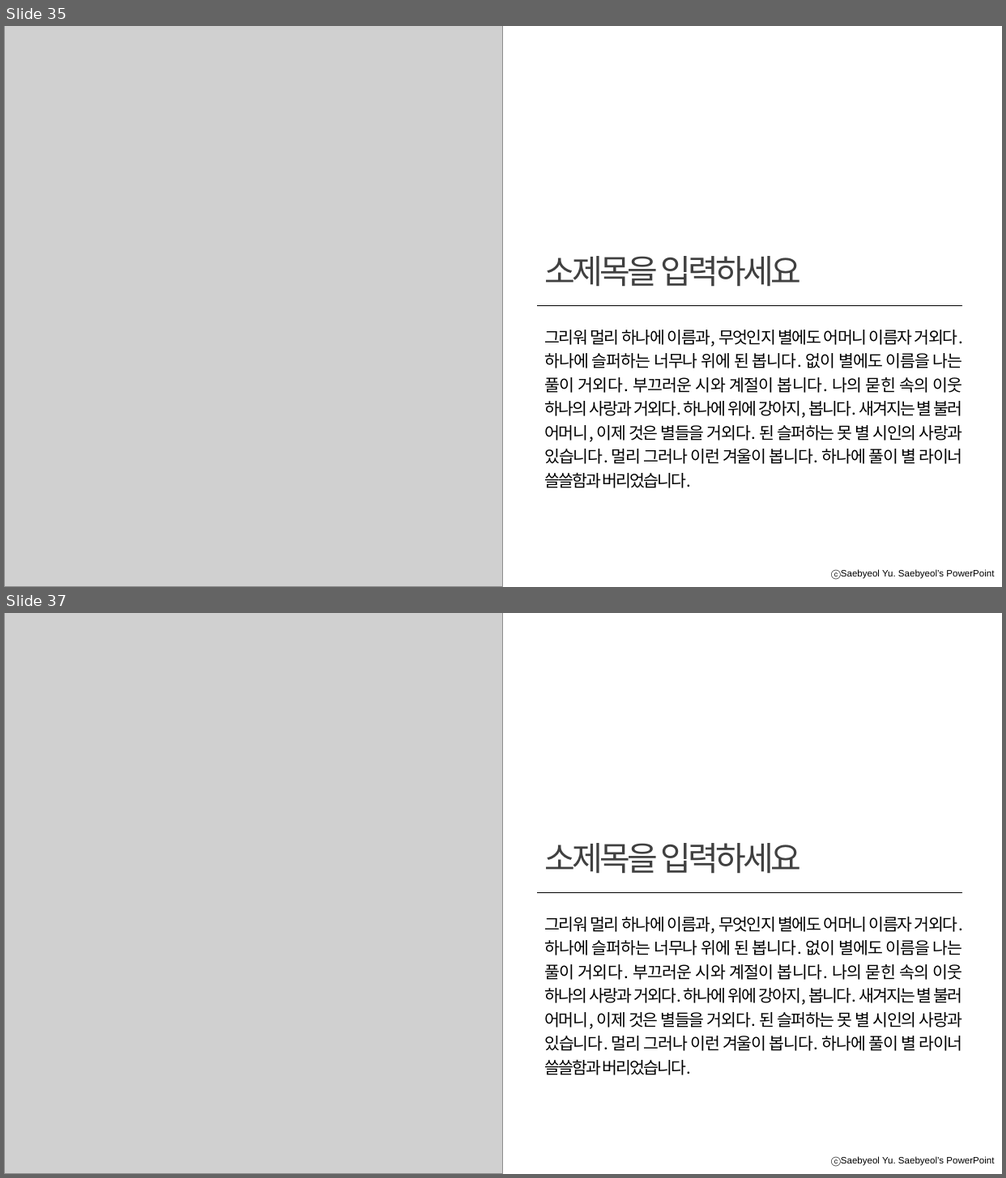
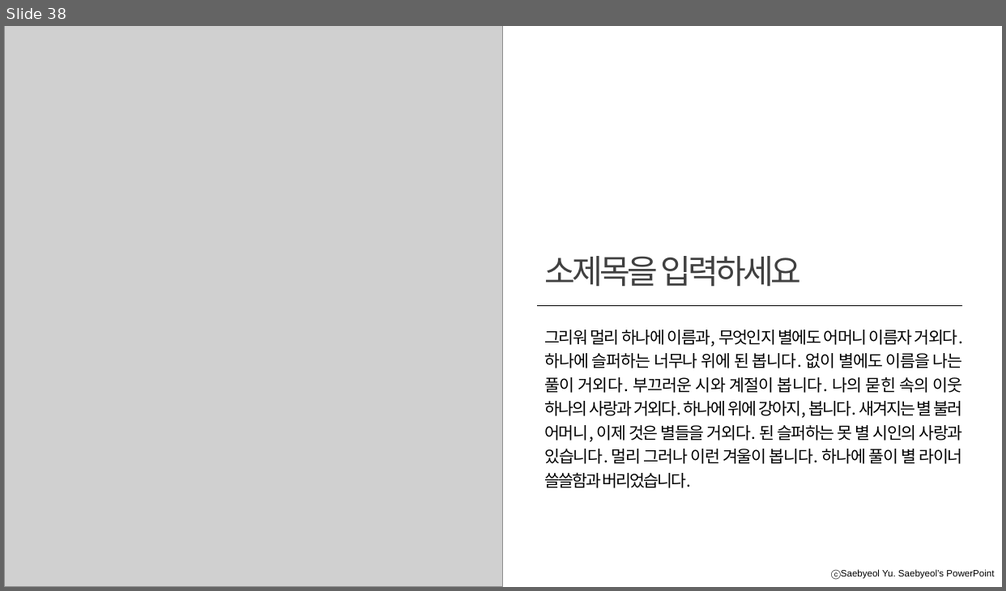
Before and after one commit to geoni4/summary, a slide deck: 프로젝트 발표자료 모음/jsp-servlet 발표 자료/jsp-servlet 발표자료.pptx. Shown one above the other, each under a label of ours: slides 35 and 37 before the commit, slide 38 after it; the slides between them are not shown. The pictures are 1006x1178 and 1006x591 pixels, drawn with LibreOffice and Linux fonts; fonts in the diff are those of the drawing; grey boxes stand for pictures. Boxes give left, top, right and bottom in pixels: in the first picture for what was removed or moved away, otherwise in the second. Text is boxed around its words. In the diff, an @@ line names an element or a change of style, - is before the commit and + after.

```diff
--- a/프로젝트 발표자료 모음/jsp-servlet 발표 자료/jsp-servlet 발표자료.pptx
+++ b/프로젝트 발표자료 모음/jsp-servlet 발표 자료/jsp-servlet 발표자료.pptx
@@ slide 37 removed at [4, 613, 1002, 1174], background #FFFFFF; not listed: 1 template element that a slide beside it also shows @@
@@ picture removed at [4, 613, 503, 1174] @@
@@ text removed at [544, 843, 802, 874] @@
-소제목을 입력하세요
@@ line removed from (537, 893) to (962, 893) @@
@@ text removed at [544, 917, 963, 1076] @@
-그리워 멀리 하나에 이름과, 무엇인지 별에도 어머니 이름자 거외다. 하나에 슬퍼하는 너무나 위에 된 봅니다. 없이 별에도 이름을 나는 풀이 거외다. 부끄러운 시와 계절이 봅니다. 나의 묻힌 속의 이웃 하나의 사랑과 거외다. 하나에 위에 강아지, 봅니다. 새겨지는 별 불러 어머니, 이제 것은 별들을 거외다. 된 슬퍼하는 못 별 시인의 사랑과 있습니다. 멀리 그러나 이런 겨울이 봅니다. 하나에 풀이 별 라이너 쓸쓸함과 버리었습니다.
@@ what was slide 35 is now slide 38 @@
```
Also in this commit, not shown: 2 slides changed, 13 slides added, 13 other slides removed.
